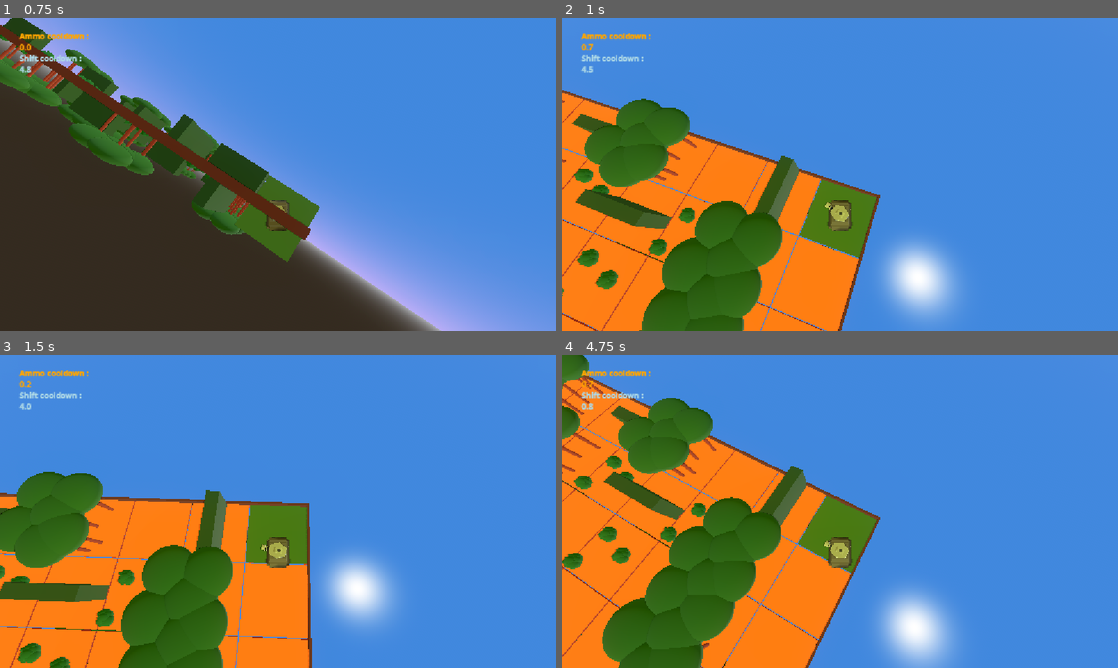
Above: before the commit, frames 1-4 (two rows, left to right).
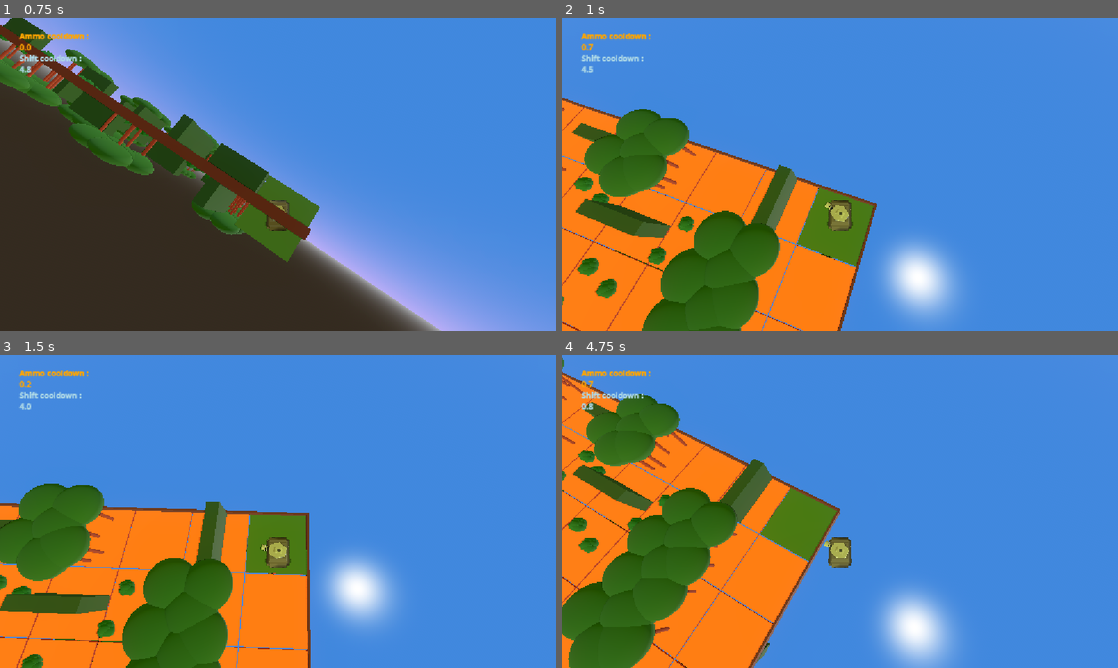
Above: after the commit, the same moments.

Repository: Grihgrix/Tank_Shift
Game: Godot game, scene res://Game scenes/Main_game_scene.tscn
Same seed, same stepped clock (60 frames per second), same inputs: the game is played once before the commit and once after it.
Inputs (mouse positions are in pixels of both pictures, inside the frame that each line leads up to):
- Up to frame 1 (0.75 s): tap Enter (ui_accept) at 0.5 s; move the mouse to (55, 55) at 0.52 s; hold Right (ui_right) from 0.53 s (still down); right-click (55, 55) at 0.6 s; click (55, 55) at 0.67 s
- Up to frame 2 (1 s): keep holding Right (ui_right); tap Enter (ui_accept) at 0.77 s
- Up to frame 3 (1.5 s): move the mouse to (166, 527) at 1.27 s; release Right (ui_right) at 1.28 s; hold Down (ui_down) from 1.28 s (still down); click (166, 527) at 1.35 s
- Up to frame 4 (4.75 s): tap Enter (ui_accept) at 1.52, 3.02, 3.77, 4.52 s; move the mouse to (617, 392) at 2.02 s; release Down (ui_down) at 2.03 s; hold Right (ui_right) 2.03-2.78 s; right-click (617, 392) at 2.1 s; click (617, 392) at 2.17 s; move the mouse to (812, 574) at 2.77 s; hold Up (ui_up) 2.78-3.53 s; click (812, 574) at 2.85 s; move the mouse to (1006, 558) at 3.52 s; hold Left (ui_left) from 3.53 s (still down); right-click (1006, 558) at 3.6 s; move the mouse to (673, 464) at 4.27 s; click (673, 464) at 4.35 s

Frame 1 is identical in both runs. In frame 2, 8.2% of the frame differs, in the area x 0-58%, y 23-100%; in frame 3, 8.5%; in frame 4, 24%, in the area x 0-58%, y 0-100%.

Commit message:
Lock Y axis for characters

Diff:
--- a/Game scenes/Character scenes/character.tscn
+++ b/Game scenes/Character scenes/character.tscn
@@ -42,6 +42,7 @@
 
 [node name="Character" type="CharacterBody3D" unique_id=1998404675]
 transform = Transform3D(0.99999994, 0, 0, 0, 0.99999994, 0, 0, 0, 1, 0, 0, 0)
+axis_lock_linear_y = true
 script = ExtResource("1_0wov1")
 
 [node name="Proto_tank" type="Node3D" parent="." unique_id=1523143693]
